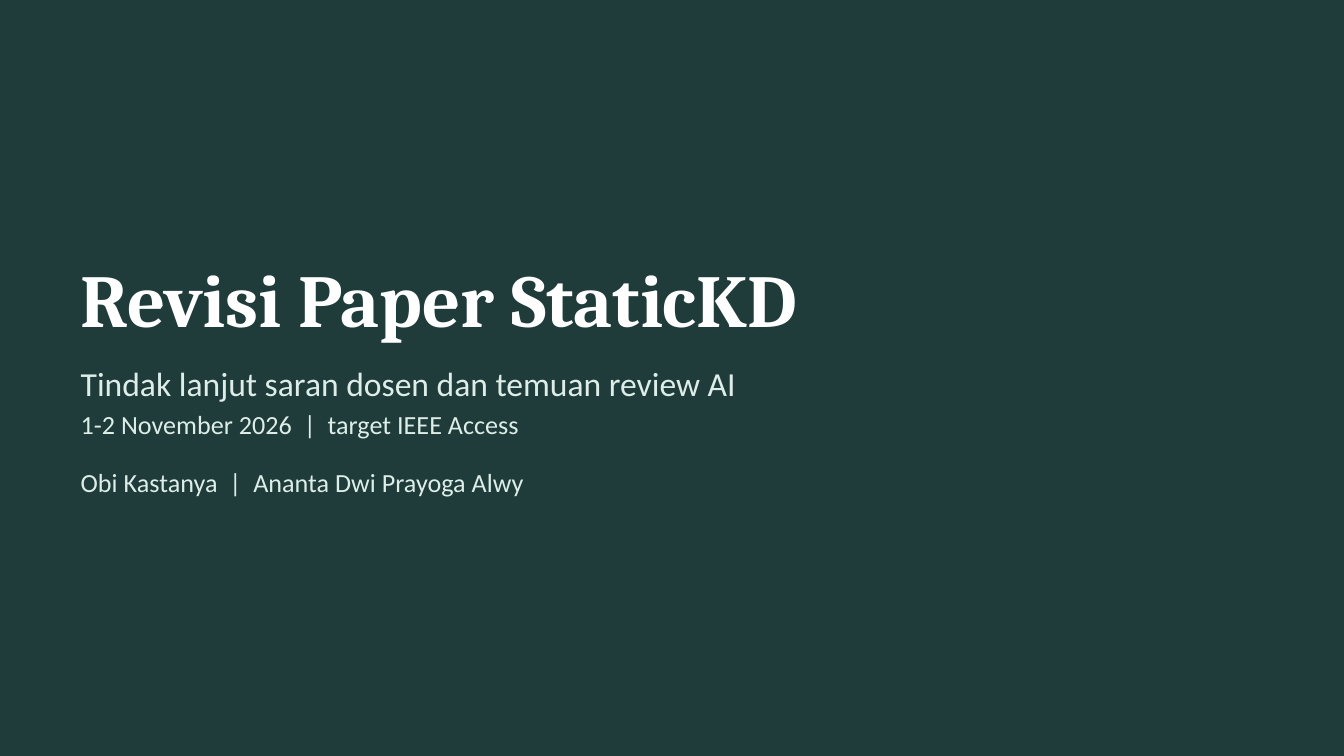
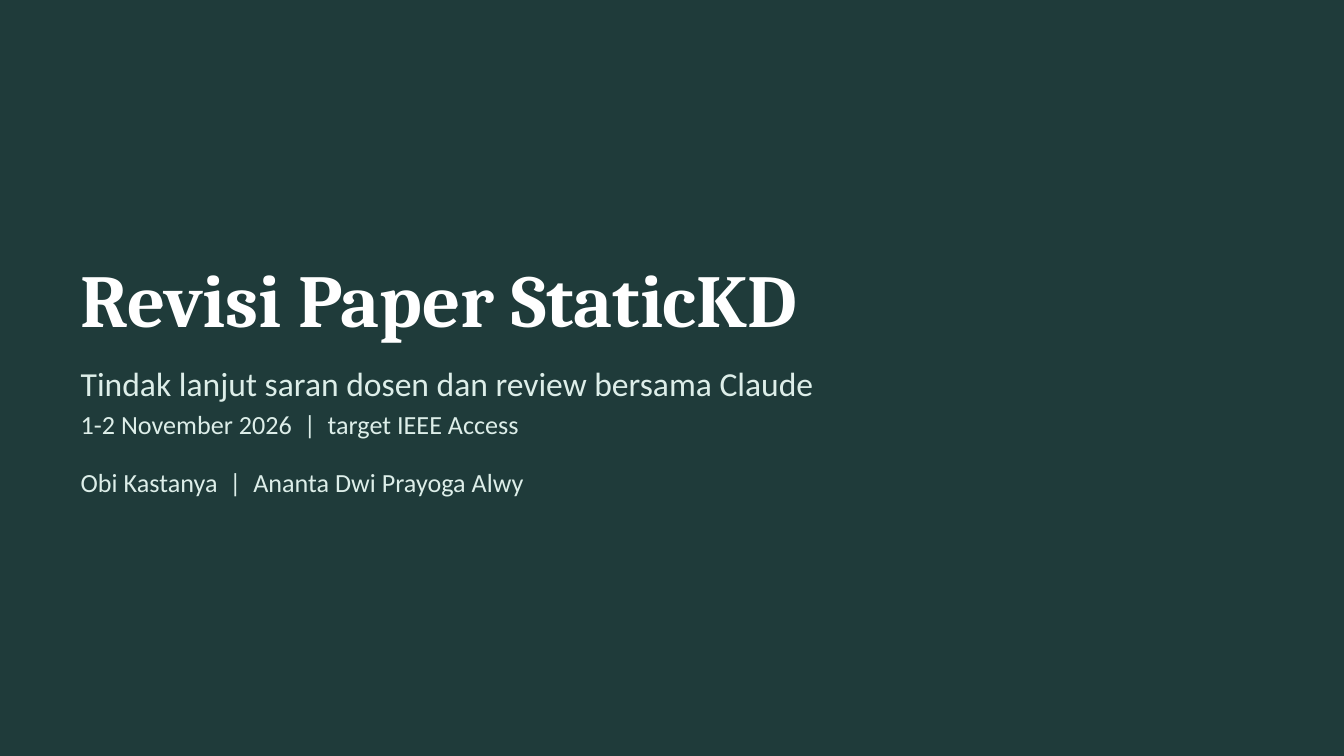
Before and after one commit to obikastanya/iptc_lightweight_label_detection, a slide deck: slide 1 of reviewer_feedback/revision_slides.pptx. Drawn at 1344x756 pixels with LibreOffice and Linux fonts; fonts in the diff are those of the drawing. Boxes give left, top, right and bottom in pixels: in the first picture for what was removed or moved away, otherwise in the second. Text is boxed around its words. In the diff, an @@ line names an element or a change of style, - is before the commit and + after.

```diff
--- a/reviewer_feedback/revision_slides.pptx
+++ b/reviewer_feedback/revision_slides.pptx
@@ text at bbox=[81, 372, 814, 402]: text changed @@
-Tindak lanjut saran dosen dan temuan review AI
+Tindak lanjut saran dosen dan review bersama Claude
```
Also in this commit, not shown: 3 other slides changed, 4 slides added, 8 slides removed.
